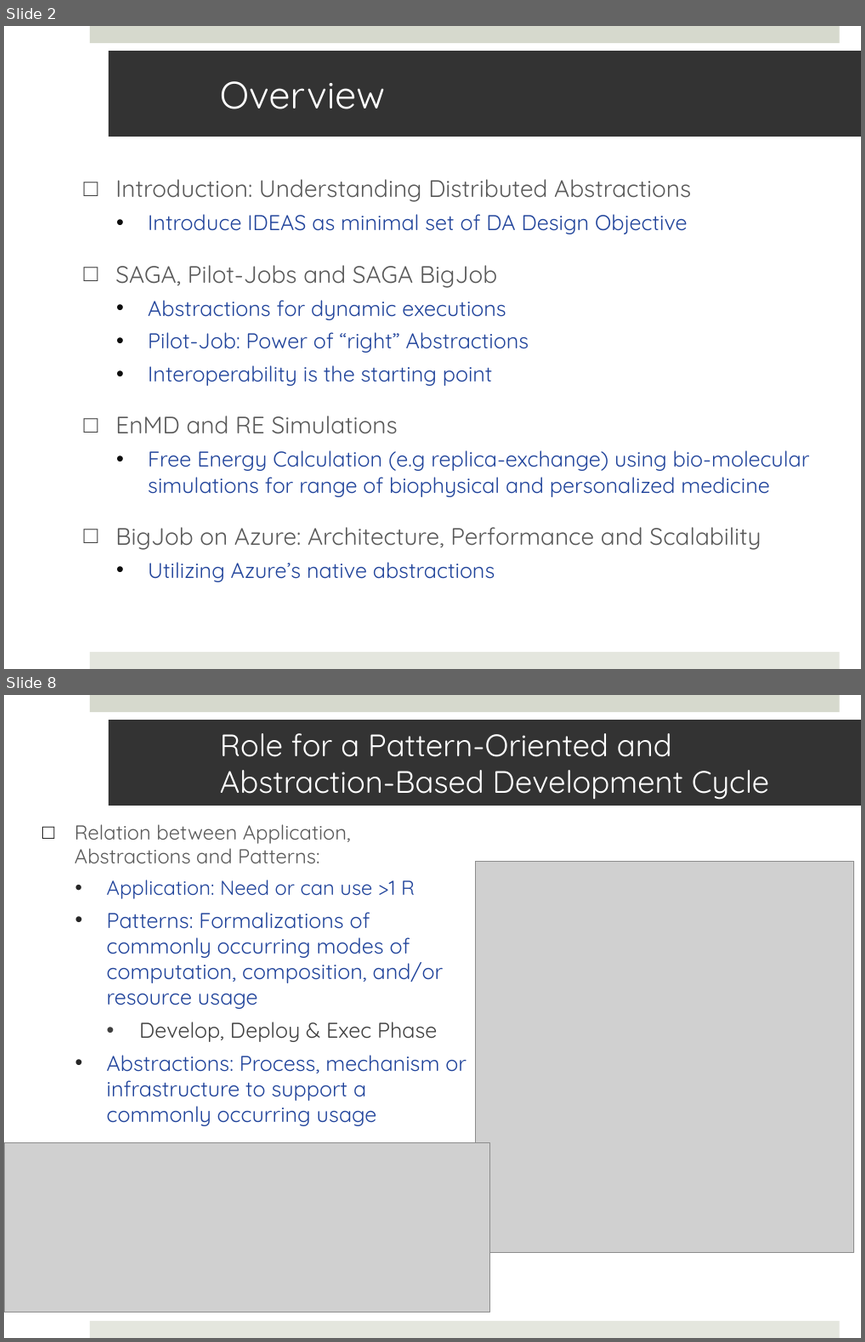
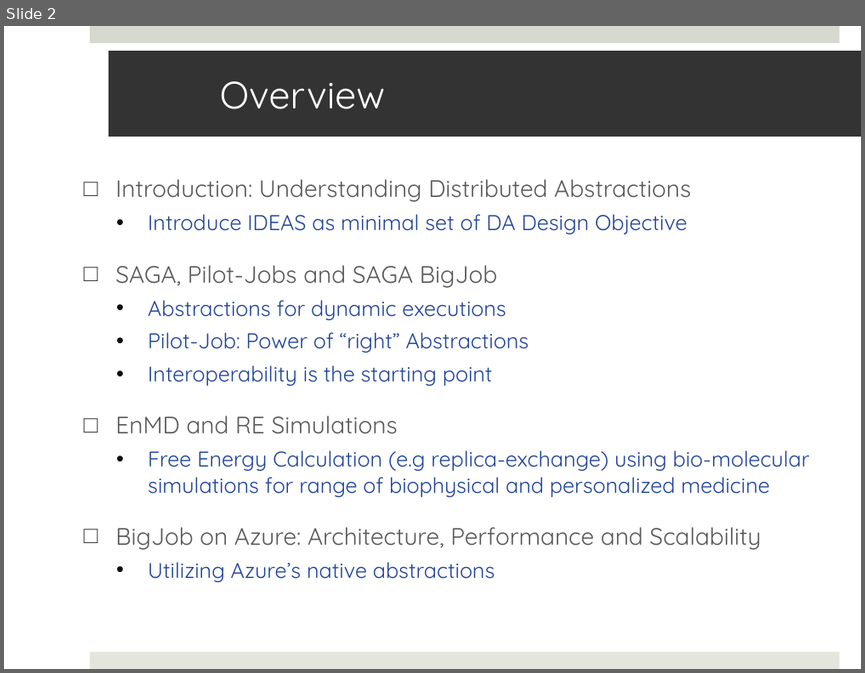
Before and after one commit to saga-project/saga-cpp-legacy-projects, a slide deck: papers/cloudcom10/presentation/saga-azure-cloudcom10.pptx. Shown one above the other, each under a label of ours: slides 2 and 8 before the commit, slide 2 after it; the slides between them are not shown. The pictures are 865x1342 and 865x673 pixels, drawn with LibreOffice and Linux fonts; fonts in the diff are those of the drawing; grey boxes stand for pictures. Boxes give left, top, right and bottom in pixels: in the first picture for what was removed or moved away, otherwise in the second. Text is boxed around its words. In the diff, an @@ line names an element or a change of style, - is before the commit and + after.

```diff
--- a/papers/cloudcom10/presentation/saga-azure-cloudcom10.pptx
+++ b/papers/cloudcom10/presentation/saga-azure-cloudcom10.pptx
@@ slide 8 removed at [4,695,861,1338], background #FFFFFF; not listed: 2 template elements that a slide beside it also shows @@
@@ title removed at [109,720,861,805] @@
-Role for a Pattern-Oriented and Abstraction-Based Development Cycle
@@ text removed at [75,824,466,1126] @@
-□ Relation between Application, Abstractions and Patterns:
-  • Application: Need or can use >1 R
-  • Patterns: Formalizations of commonly occurring modes of computation, composition, and/or resource usage
-    • Develop, Deploy & Exec Phase
-  • Abstractions: Process, mechanism or infrastructure to support a commonly occurring usage
@@ picture removed at [475,862,854,1252] @@
@@ picture removed at [4,1142,490,1311] @@
```
Also in this commit, not shown: 10 slides changed, 1 slide added, 4 other slides removed.
